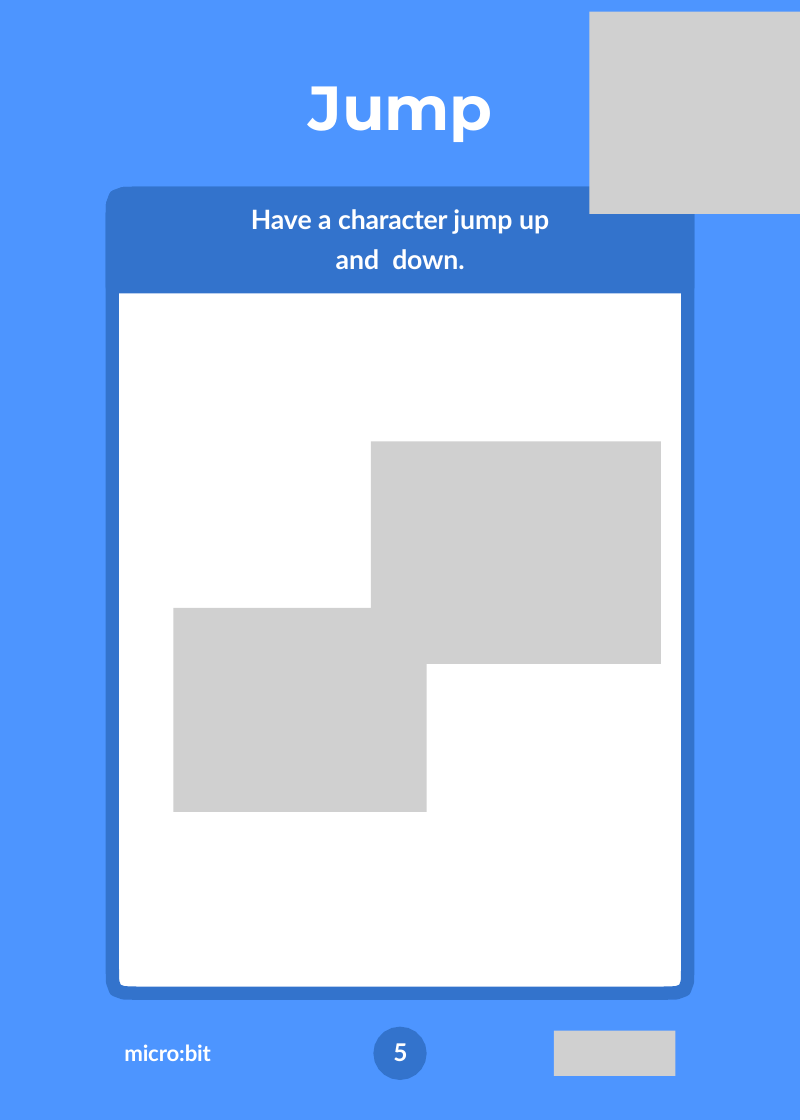
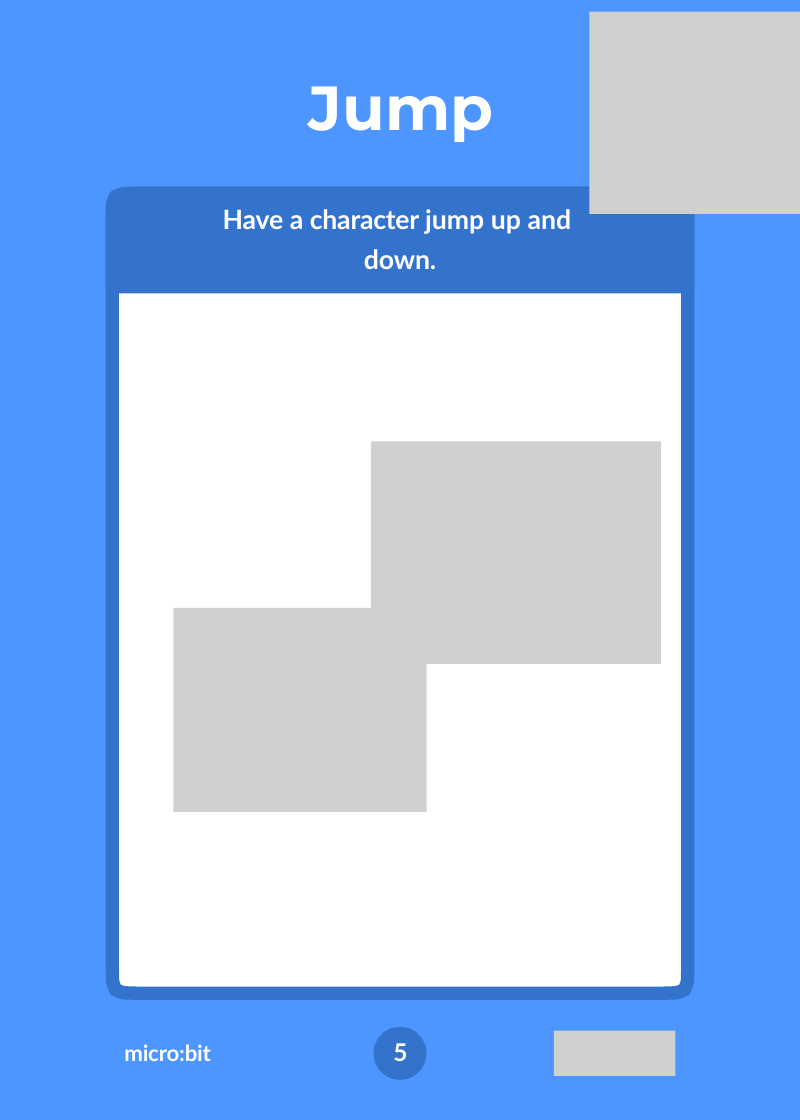
Before and after one commit to hansdejongehv/Scratch-Cards-Temp, a slide deck: slide 11 of English Scratch Cards easier to translate/microbit-cards.pptx. Drawn at 800x1120 pixels with LibreOffice and Linux fonts; fonts in the diff are those of the drawing; grey boxes stand for pictures. Boxes give left, top, right and bottom in pixels: in the first picture for what was removed or moved away, otherwise in the second. Text is boxed around its words. In the diff, an @@ line names an element or a change of style, - is before the commit and + after.

```diff
--- a/English Scratch Cards easier to translate/microbit-cards.pptx
+++ b/English Scratch Cards easier to translate/microbit-cards.pptx
@@ text "Have a character jump up ..." rewrapped from <box>251,209,549,269</box> to <box>223,209,572,269</box> @@
```
Also in this commit, not shown: 14 other slides changed, 9 other files.
